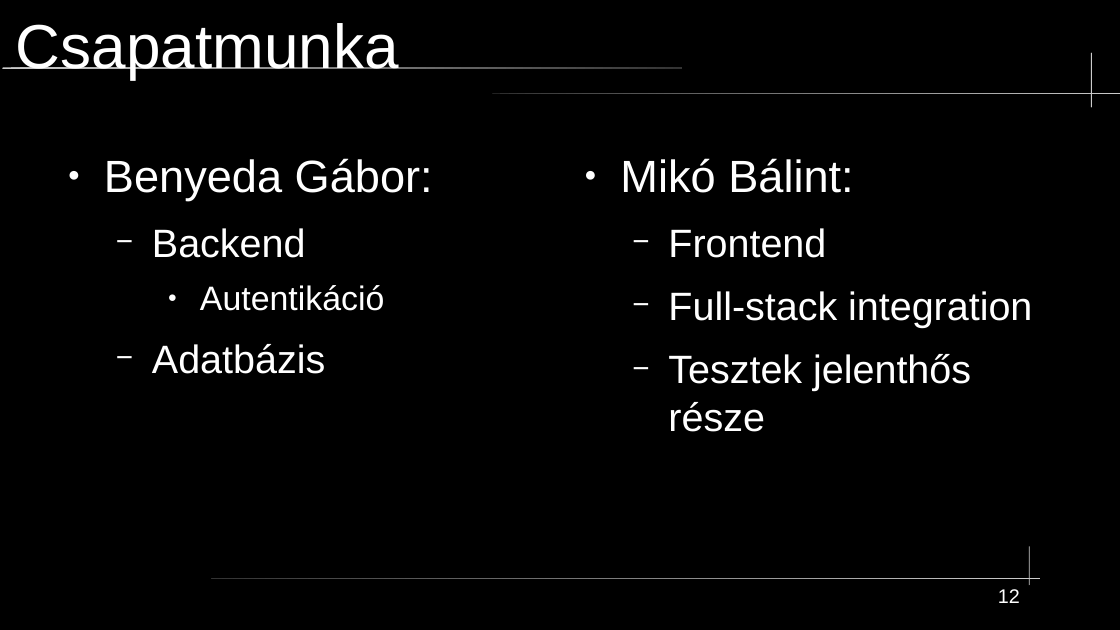
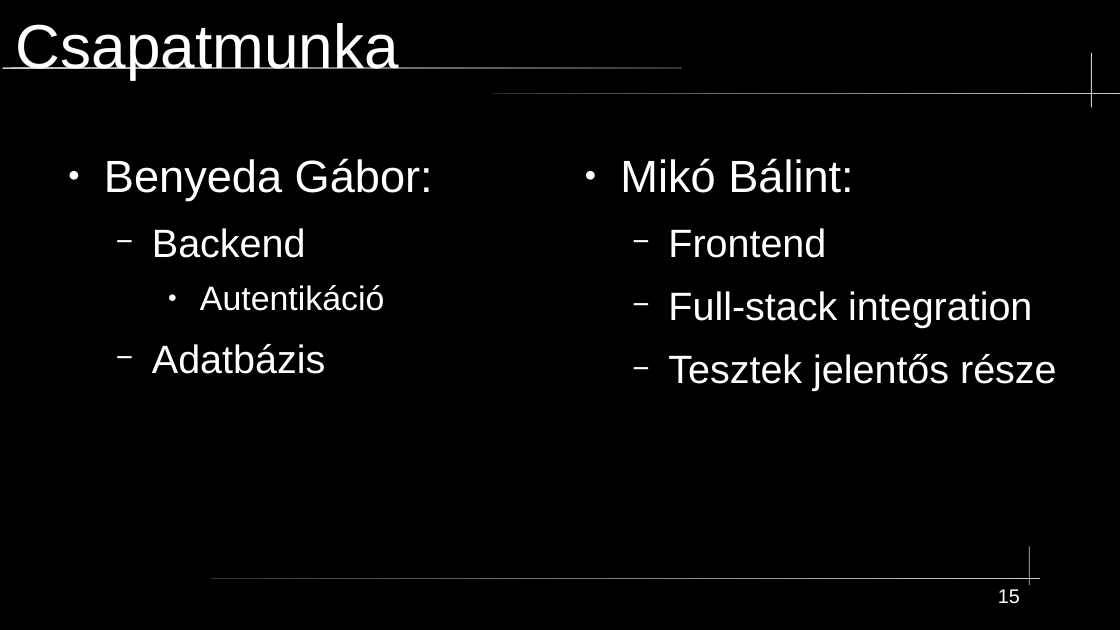
Before and after one commit to mikobalint-szbi/PawnHub, a slide deck: slide 15 of [Developer]/PPT/technikai prezentáció.odp (slide 12 before the commit). Drawn at 1120x630 pixels with LibreOffice and Linux fonts; fonts in the diff are those of the drawing. Boxes give left, top, right and bottom in pixels: in the first picture for what was removed or moved away, otherwise in the second. Text is boxed around its words. In the diff, an @@ line names an element or a change of style, - is before the commit and + after.

Commit message:
Little Changes on PPT

```diff
--- a/[Developer]/PPT/technikai prezentáció.odp
+++ b/[Developer]/PPT/technikai prezentáció.odp
@@ text at [668,354,1057,391]: text changed @@
-  − Tesztek jelenthős része
+  − Tesztek jelentős része
@@ page number at [998,589,1020,604]: text changed @@
-12
+15
```
Also in this commit, not shown: 1 other slide changed, 5 slides added.
